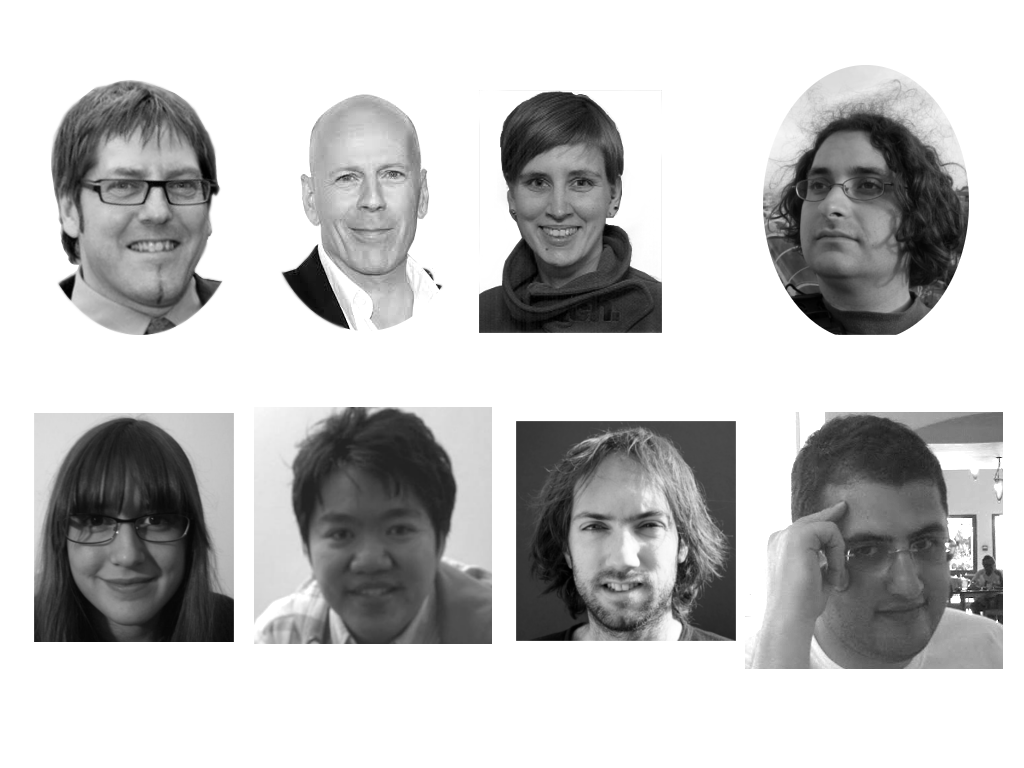
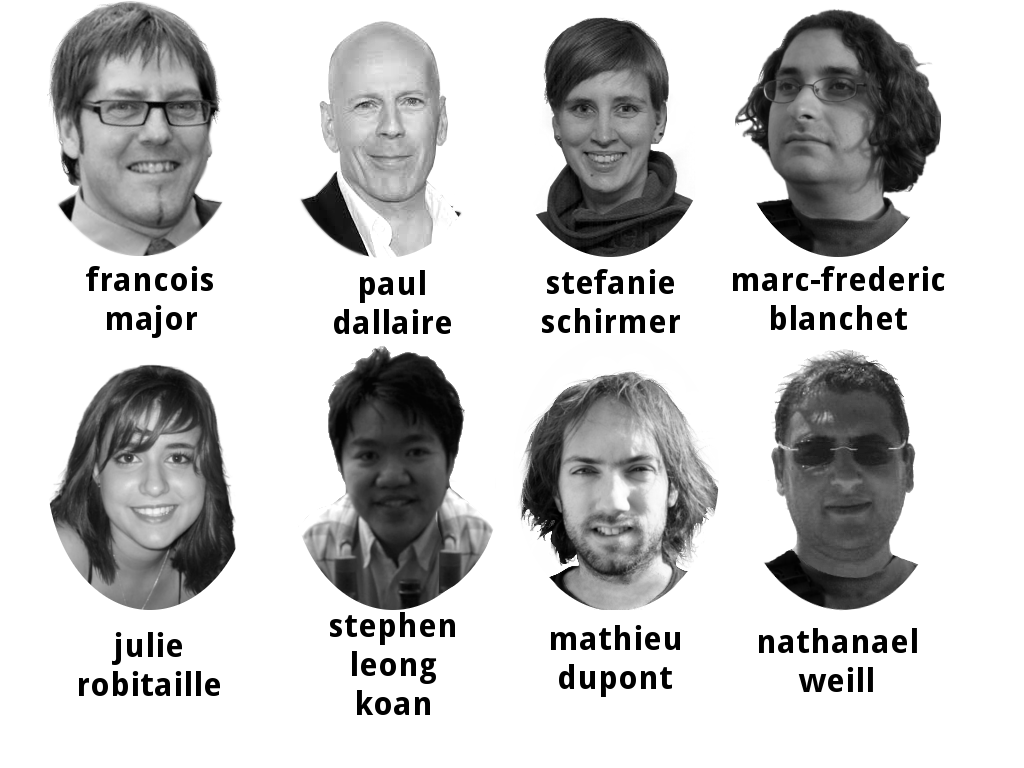
Layers edited between the first and the second w=1024, h=768 image:
added layer "francois ..." above "major" over [86, 266, 213, 338]
painted on "major" over [47, 1, 223, 335]
added layer "paul ..." above "dallaire" over [334, 270, 451, 334]
painted on "dallaire" over [280, 21, 488, 331]
removed layer "Pasted Layer" over [763, 65, 969, 335]
renamed "linse copy" to "stefanie ...", showed it, moved it above "linse", painted on it, unmasked it over [479, 90, 695, 387]
moved "linse" above "marc-frederic blanchet", painted on it over [479, 17, 695, 333]
added layer "marc-frederic blanchet" above "mfb" over [733, 266, 945, 330]
added layer "mfb" above "mathieu ..." over [735, 9, 941, 257]
added layer "mathieu ..." above "dupont" over [551, 625, 680, 697]
painted on "dupont" over [514, 369, 736, 641]
added layer "nathanael ..." above "weill" over [759, 628, 917, 692]
moved "weill" above "stephen ...", painted on it over [745, 349, 1003, 669]
added layer "stephen ..." above "leong" over [330, 612, 455, 715]
painted on "leong" over [254, 345, 494, 644]
added layer "julie ..." above "robitaille" over [79, 632, 220, 696]
painted on "robitaille" over [34, 334, 236, 642]
